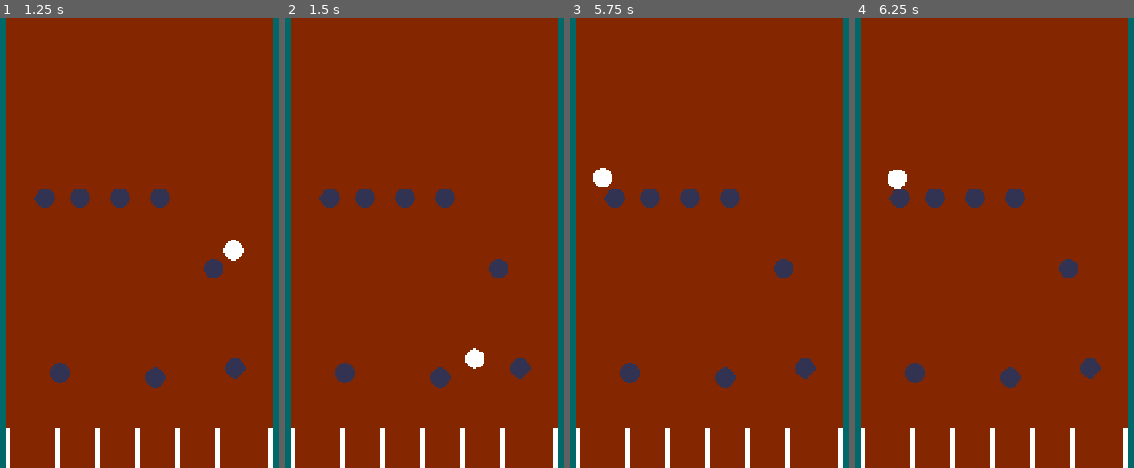
Above: before the commit, frames 1-4 (left to right).
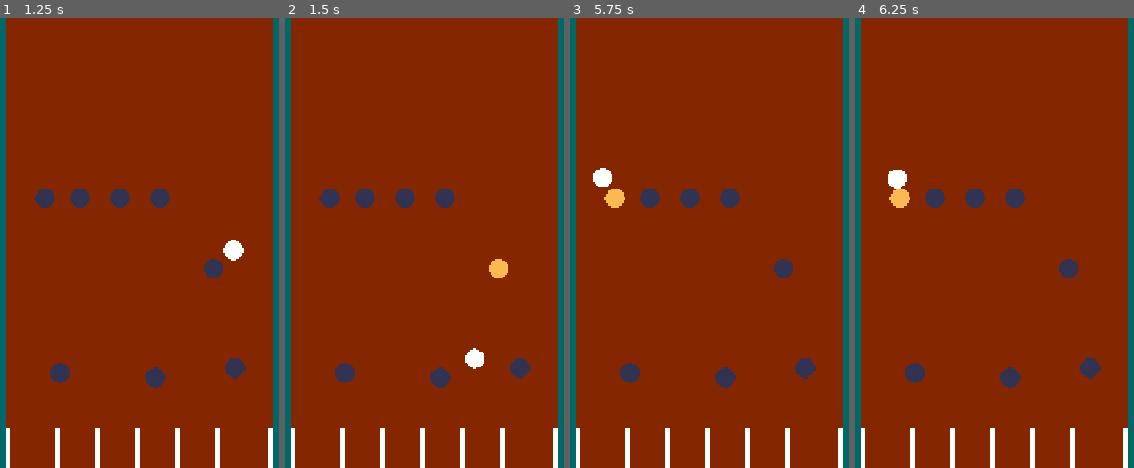
Above: after the commit, the same moments.

Repository: BenjaminVincent/jam-2
Game: Godot game, scene res://scenes/game.tscn
Two runs of this game, one before a commit and one after it. Both use one fixed random seed, a clock stepped at 60 frames per second and the inputs below.
Inputs:
- Up to frame 1 (1.25 s): tap Enter at 0.5 s; hold Right (ui_right) from 0.53 s (still down); tap Space (LAUNCH) at 0.6 s
- Up to frame 2 (1.5 s): release Right (ui_right) at 1.28 s; hold Left (ui_left) from 1.28 s (still down); tap Space (LAUNCH) at 1.35 s
- Up to frame 3 (5.75 s): release Left (ui_left) at 2.03 s; hold Right (ui_right) 2.03-3.53 s; tap Space (LAUNCH) every 0.75 s from 2.1 to 5.1 s; hold Left (ui_left) from 3.53 s (still down); tap R (RESET) at 5 s
- Up to frame 4 (6.25 s): release Left (ui_left) at 5.78 s; hold Right (ui_right) from 5.78 s (still down); tap Space (LAUNCH) at 5.85 s

Frame 1 is identical in both runs. In frame 2, 0.2% of the frame differs, in the area x 73-80%, y 53-58%; in frame 3, 0.2%, in the area x 12-20%, y 38-43%; in frame 4, 0.2%.

Commit message:
added BLINKOOOOO

Diff:
--- a/scenes/basic_collider.tscn
+++ b/scenes/basic_collider.tscn
@@ -1,11 +1,13 @@
 [gd_scene format=3 uid="uid://bvac1o2r7jw50"]
 
 [ext_resource type="Texture2D" uid="uid://6abll1k7qcrn" path="res://assets/peg.png" id="1_drlob"]
+[ext_resource type="Script" uid="uid://b7nc4l4pnwc5m" path="res://scripts/basic_collider.gd" id="1_s8tcg"]
 
 [sub_resource type="CircleShape2D" id="CircleShape2D_drlob"]
 radius = 15.0
 
 [node name="BasicCollider" type="StaticBody2D" unique_id=74425848]
+script = ExtResource("1_s8tcg")
 
 [node name="Sprite2D" type="Sprite2D" parent="." unique_id=459185349]
 texture = ExtResource("1_drlob")
--- /dev/null
+++ b/scripts/basic_collider.gd
@@ -0,0 +1,15 @@
+extends StaticBody2D
+
+@onready var sprite_2d: Sprite2D = $Sprite2D
+
+var hit_texture = load("res://assets/peg_hit.png")
+var base_texture = load("res://assets/peg.png")
+
+func _ready() -> void:
+	set_meta("type", "collider")
+
+func _on_hit() -> void:
+	sprite_2d.texture = hit_texture
+	await get_tree().create_timer(0.3).timeout
+	await get_tree().process_frame
+	sprite_2d.texture = base_texture
--- a/scripts/player.gd
+++ b/scripts/player.gd
@@ -49,8 +49,13 @@
 
 	# NOTICE BOUNCING
 	if collision and launched:
+
 		velocity = velocity.bounce(collision.get_normal())
 		velocity = Vector2(velocity.x * ELASTICITY, velocity.y * ELASTICITY)
+
+		if collision.get_collider().has_meta("type") and collision.get_collider().get_meta("type") == "collider":
+			var other = collision.get_collider()
+			other._on_hit()
 
 	if Input.is_action_just_pressed("RESET"):
 		_reset_ball()
Binary file added: assets/peg_hit.png
Not shown, added: assets/peg_hit.png.import
Not shown, added: scripts/basic_collider.gd.uid
